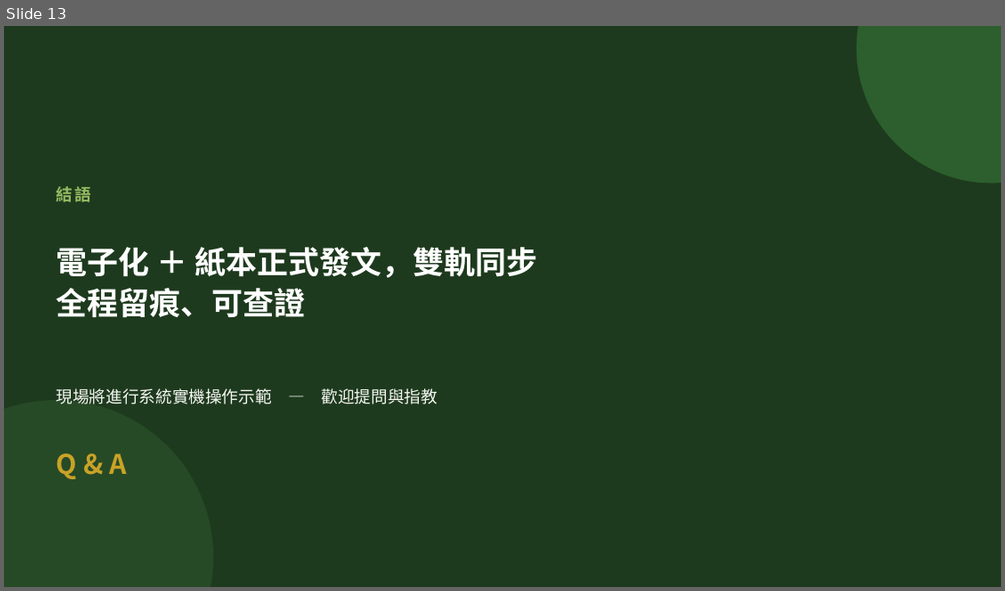
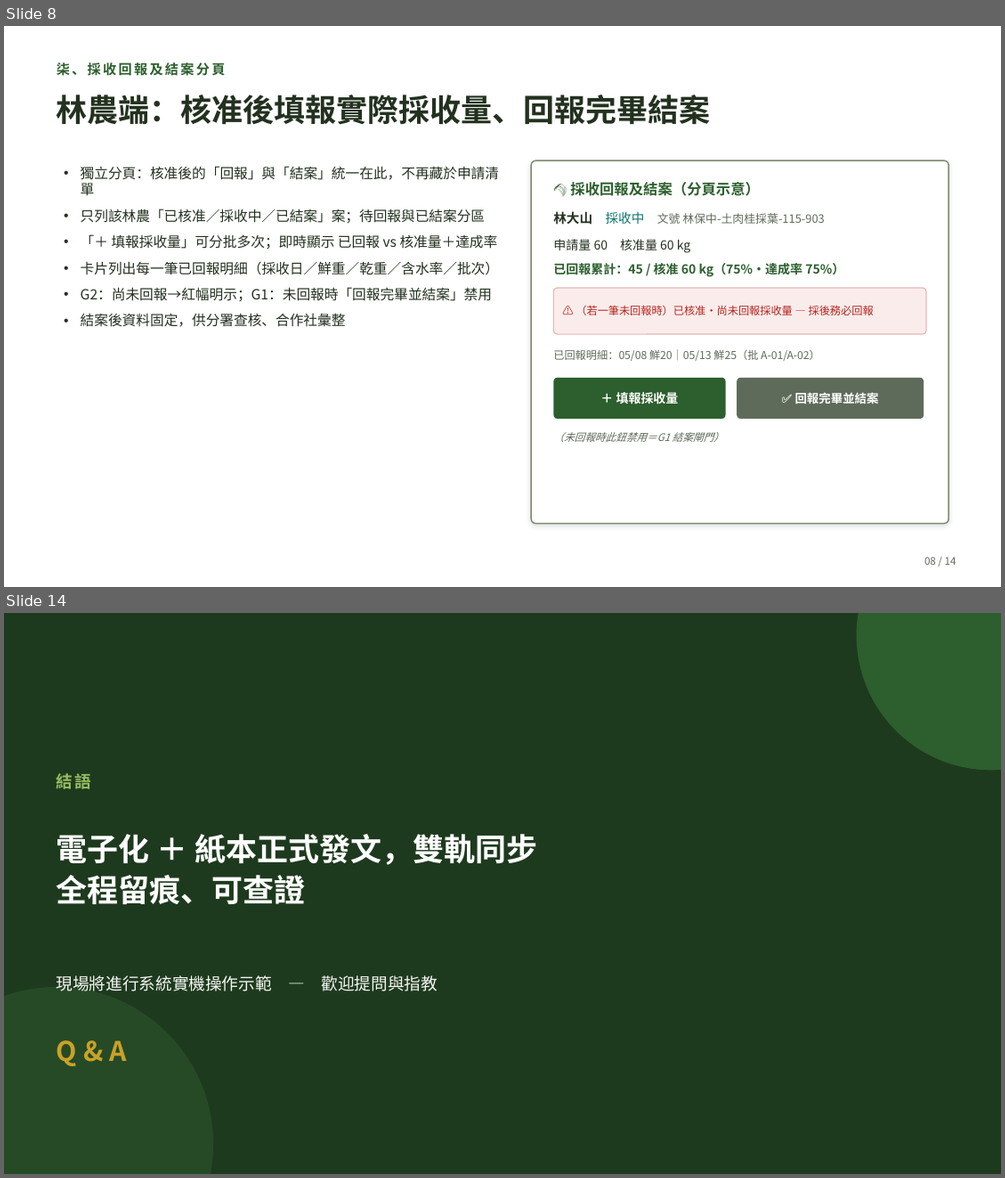
Before and after one commit to cct7366488-collab/2026-forestry-rs, a slide deck: reports/2026-05-mid-demo/05-土肉桂採收許可-520說明會簡報.pptx. Shown one above the other, each under a label of ours: slide 13 before the commit, slides 8 and 14 after it; the slides between them are not shown. The pictures are 1005x591 and 1005x1178 pixels, drawn with LibreOffice and Linux fonts; fonts in the diff are those of the drawing. Boxes give left, top, right and bottom in pixels: in the first picture for what was removed or moved away, otherwise in the second. Text is boxed around its words. In the diff, an @@ line names an element or a change of style, - is before the commit and + after.

```diff
--- a/reports/2026-05-mid-demo/05-土肉桂採收許可-520說明會簡報.pptx
+++ b/reports/2026-05-mid-demo/05-土肉桂採收許可-520說明會簡報.pptx
@@ slide 8 added at <box>4,26,1001,587</box>, background #FFFFFF @@
@@ text added at <box>57,62,226,76</box>, 13 pt, text #2C5F2D, bold @@
+柒、採收回報及結案分頁
@@ text added at <box>57,95,711,125</box>, 30 pt, text #23311F, bold @@
+林農端：核准後填報實際採收量、回報完畢結案
@@ text added at <box>81,166,499,327</box>, 13.5 pt, text #23311F @@
+• 獨立分頁：核准後的「回報」與「結案」統一在此，不再藏於申請清單
+• 只列該林農「已核准／採收中／已結案」案；待回報與已結案分區
+• 「＋ 填報採收量」可分批多次；即時顯示 已回報 vs 核准量＋達成率
+• 卡片列出每一筆已回報明細（採收日／鮮重／乾重／含水率／批次）
+• G2：尚未回報→紅幅明示；G1：未回報時「回報完畢並結案」禁用
+• 結案後資料固定，供分署查核、合作社彙整
@@ rounded rectangle added at <box>531,160,948,524</box>, fill #FFFFFF, outline #7C8B70 1.25 pt @@
@@ text added at <box>570,182,760,196</box>, 14 pt, text #2C5F2D, bold @@
+🌾 採收回報及結案（分頁示意）
@@ text added at <box>553,211,824,224</box>, 11 pt, text #5F6B5A @@
+林大山 採收中 文號 林保中-土肉桂採葉-115-903
@@ text added at <box>553,239,690,253</box>, 12 pt, text #23311F @@
+申請量 60 核准量 60 kg
@@ text added at <box>553,263,844,277</box>, 12 pt, text #2C5F2D, bold @@
+已回報累計：45 / 核准 60 kg（75%・達成率 75%）
@@ rounded rectangle added at <box>554,288,926,334</box>, fill #FBECEC, outline #E3B7B5 1 pt @@
@@ text added at <box>575,305,874,315</box>, 10.5 pt, text #B3261E @@
+⚠ （若一筆未回報時）已核准・尚未回報採收量 — 採後務必回報
@@ text added at <box>553,349,820,361</box>, 10.5 pt, text #5F6B5A @@
+已回報明細：05/08 鮮20｜05/13 鮮25（批 A-01/A-02）
@@ rounded rectangle added at <box>554,378,726,418</box>, fill #2C5F2D @@
@@ text added at <box>616,390,679,406</box>, 12 pt, text #FFFFFF, bold @@
+＋ 填報採收量
@@ rounded rectangle added at <box>736,378,923,418</box>, fill #5F6B5A @@
@@ text added at <box>795,393,879,403</box>, 11.5 pt, text #FFFFFF, bold @@
+✅ 回報完畢並結案
@@ text added at <box>553,432,724,442</box>, 10 pt, text #5F6B5A, italic @@
+（未回報時此鈕禁用＝G1 結案閘門）
@@ text added at <box>924,556,956,564</box>, 10 pt, text #5F6B5A @@
+08 / 14
@@ what was slide 13 is now slide 14 @@
```
Also in this commit, not shown: 12 slides changed, 2 other files.
